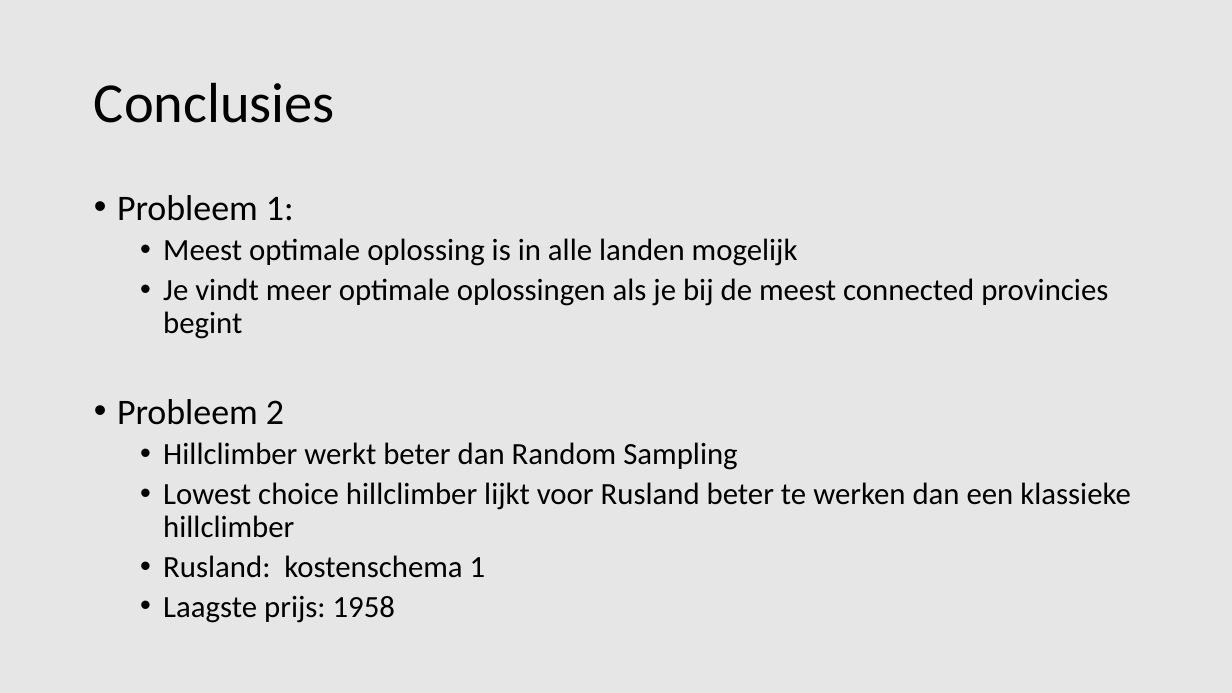
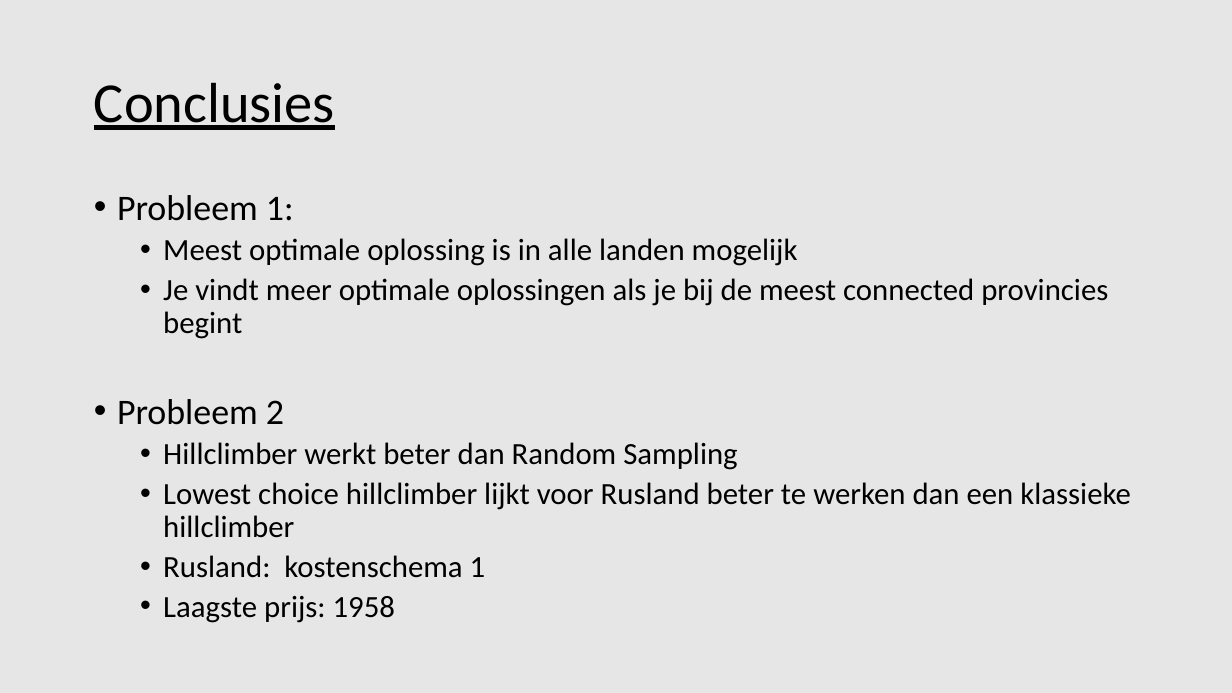
Before and after one commit to Tomttaw/Radio-Russia, a slide deck: slide 13 of eindpresentatie.pptx (slide 14 before the commit). Drawn at 1232x693 pixels with LibreOffice and Linux fonts; fonts in the diff are those of the drawing. Boxes give left, top, right and bottom in pixels: in the first picture for what was removed or moved away, otherwise in the second. Text is boxed around its words. In the diff, an @@ line names an element or a change of style, - is before the commit and + after.

```diff
--- a/eindpresentatie.pptx
+++ b/eindpresentatie.pptx
@@ title "Conclusies" at [94, 82, 335, 130]: underline on @@
```
Also in this commit, not shown: 1 other slide changed, 1 slide removed.
